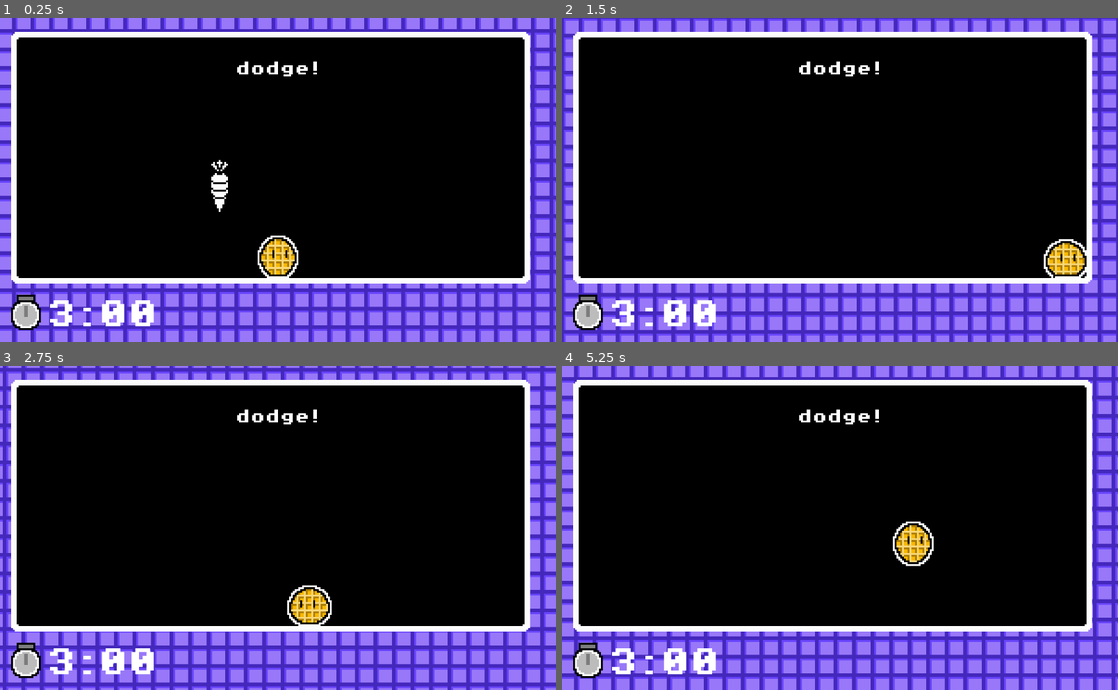
Above: before the commit, frames 1-4 (two rows, left to right).
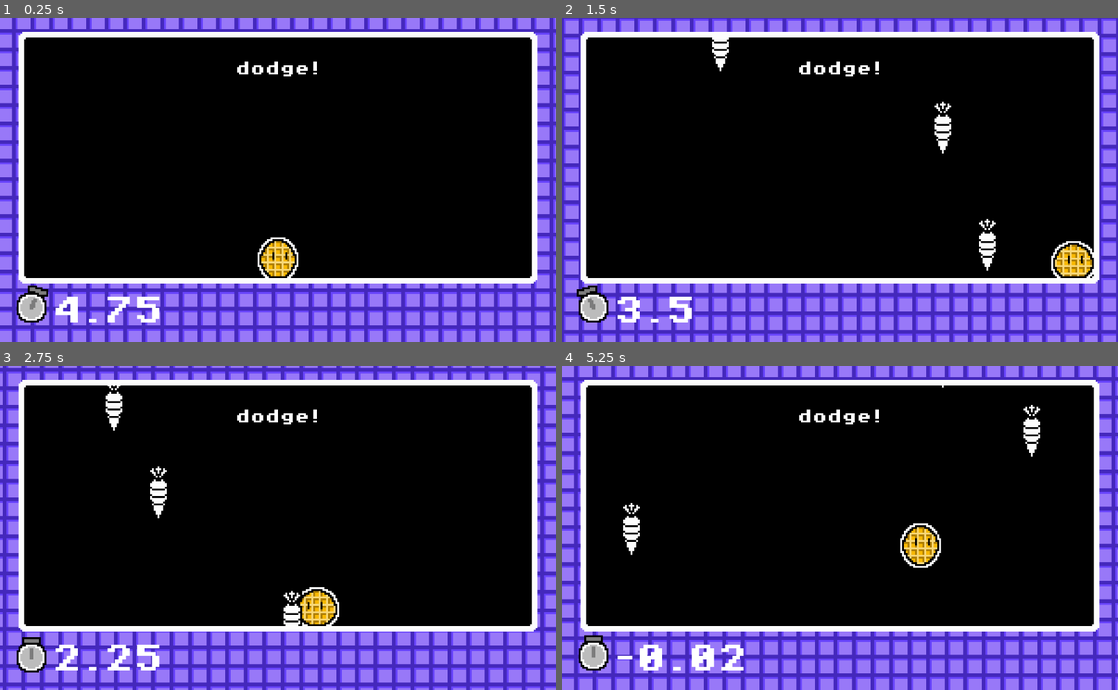
Above: after the commit, the same moments.

Repository: lima6-tech/WaffleWare
Game: Godot game, scene res://scenes/4/minigame_4.tscn
Two runs of this game, one before a commit and one after it. Both use one fixed random seed, a clock stepped at 60 frames per second and the inputs below. This scene is started directly instead of the project's main scene. Sound files missing from this copy of the repository are replaced by a short silence.
Inputs (mouse positions are in pixels of both pictures, inside the frame that each line leads up to):
- Up to frame 1 (0.25 s): no input
- Up to frame 2 (1.5 s): tap Enter at 0.5 s; move the mouse to (962, 163) at 0.52 s; hold Right (press_right) from 0.53 s (still down); tap Space (press_space) at 0.6 s; click (962, 163) at 0.67 s; tap Up at 0.77 s; move the mouse to (728, 196) at 1.27 s; tap Alt at 1.35 s
- Up to frame 3 (2.75 s): tap Up at 1.52 s; move the mouse to (333, 456) at 2.02 s; release Right (press_right) at 2.03 s; hold Left (press_left) from 2.03 s (still down); tap Shift at 2.1 s
- Up to frame 4 (5.25 s): move the mouse to (812, 592) at 2.77 s; release Left (press_left) at 2.78 s; hold Right (press_right) 2.78-4.28 s; tap Space (press_space) at 2.85, 5.1 s; click (812, 592) at 2.92 s; tap Up at 3.02, 3.77, 4.52 s; move the mouse to (1006, 576) at 3.52 s; tap Alt at 3.6 s; move the mouse to (673, 479) at 4.27 s; hold Left (press_left) 4.28-5.03 s; tap Shift at 4.35 s; move the mouse to (867, 528) at 5.02 s; hold Right (press_right) from 5.03 s (still down); click (867, 528) at 5.17 s

The runs differ from the first frame. In frame 1, 6.0% of the frame differs, in the area x 2-97%, y 4-97%; in frame 2, 6.6%; in frame 3, 6.5%; in frame 4, 6.8%.
Error before the commit: Trying to assign value of type 'Node2D' to a variable of type 'Sprite2D'. (res://scripts/4/minigame_4.gd:5)

Commit message:
Updates to minigame 4

Diff:
--- a/scenes/4/minigame_4.tscn
+++ b/scenes/4/minigame_4.tscn
@@ -1,25 +1,10 @@
 [gd_scene format=3 uid="uid://d2x1b322jur3c"]
 
 [ext_resource type="Script" uid="uid://btmstghaeoihk" path="res://scripts/4/minigame_4.gd" id="1_uhtyt"]
-[ext_resource type="PackedScene" uid="uid://cg2xi6gfg0aer" path="res://scenes/screen.tscn" id="3_pmrv7"]
+[ext_resource type="PackedScene" uid="uid://cg2xi6gfg0aer" path="res://scenes/screen.tscn" id="2_dcvap"]
 [ext_resource type="FontFile" uid="uid://dbimdcxrbgvoo" path="res://assets/fonts/PixelOperator8-Bold.ttf" id="4_07qy1"]
 [ext_resource type="PackedScene" uid="uid://b5pygk6jk3lcv" path="res://scenes/1/platform_player.tscn" id="4_jcvu7"]
-[ext_resource type="PackedScene" uid="uid://tb4k5uok2nwd" path="res://scenes/4/carrot.tscn" id="5_uhtyt"]
-
-[sub_resource type="WorldBoundaryShape2D" id="WorldBoundaryShape2D_lmu8m"]
-distance = -8.0
-
-[sub_resource type="WorldBoundaryShape2D" id="WorldBoundaryShape2D_8rkx7"]
-normal = Vector2(0.9999354, -0.011362903)
-distance = -8.0
-
-[sub_resource type="WorldBoundaryShape2D" id="WorldBoundaryShape2D_i1qga"]
-normal = Vector2(-1, 0)
-distance = -8.0
-
-[sub_resource type="WorldBoundaryShape2D" id="WorldBoundaryShape2D_d7v3x"]
-normal = Vector2(0, 1)
-distance = 16.0
+[ext_resource type="PackedScene" uid="uid://b85o6ule5b8py" path="res://scenes/timer.tscn" id="6_dcvap"]
 
 [sub_resource type="LabelSettings" id="LabelSettings_i1qga"]
 font = ExtResource("4_07qy1")
@@ -30,45 +15,41 @@
 [node name="Minigame_4" type="Node2D" unique_id=842399492]
 script = ExtResource("1_uhtyt")
 
-[node name="Screen" parent="." unique_id=425531017 instance=ExtResource("3_pmrv7")]
+[node name="Screen" parent="." unique_id=1043572106 instance=ExtResource("2_dcvap")]
+offset_left = -140.0
+offset_right = 140.0
 
-[node name="Boundaries" type="StaticBody2D" parent="Screen" unique_id=659708178]
-position = Vector2(144, -14)
+[node name="Level" type="Control" parent="." unique_id=1706276208]
+clip_contents = true
+layout_mode = 3
+anchors_preset = 0
+offset_left = -137.0
+offset_top = -117.0
+offset_right = 137.0
+offset_bottom = 13.0
 
-[node name="Bottom" type="CollisionShape2D" parent="Screen/Boundaries" unique_id=923910738]
-position = Vector2(0, 139)
-shape = SubResource("WorldBoundaryShape2D_lmu8m")
+[node name="PlatformPlayer" parent="Level" unique_id=811194918 instance=ExtResource("4_jcvu7")]
+position = Vector2(137, 125)
 
-[node name="Left" type="CollisionShape2D" parent="Screen/Boundaries" unique_id=1728516163]
-position = Vector2(-134, 86)
-shape = SubResource("WorldBoundaryShape2D_8rkx7")
+[node name="Spawn_timer" type="Timer" parent="Level" unique_id=1267143058]
+wait_time = 0.5
+autostart = true
 
-[node name="Right" type="CollisionShape2D" parent="Screen/Boundaries" unique_id=67076926]
-position = Vector2(126, 86)
-shape = SubResource("WorldBoundaryShape2D_i1qga")
+[node name="Timer" parent="." unique_id=350014231 instance=ExtResource("6_dcvap")]
+position = Vector2(-117, 27)
 
-[node name="Top" type="CollisionShape2D" parent="Screen/Boundaries" unique_id=1449656541]
-shape = SubResource("WorldBoundaryShape2D_d7v3x")
-
-[node name="Label" type="Label" parent="Screen" unique_id=1449897489]
-layout_mode = 0
-offset_left = 112.0
-offset_top = 16.0
-offset_right = 176.0
-offset_bottom = 24.0
+[node name="Label" type="Label" parent="." unique_id=1449897489]
+offset_left = -32.0
+offset_top = -104.0
+offset_right = 32.0
+offset_bottom = -96.0
 text = "dodge!"
 label_settings = SubResource("LabelSettings_i1qga")
 horizontal_alignment = 1
 vertical_alignment = 1
 
-[node name="Level" type="Node2D" parent="." unique_id=1556041771]
+[node name="Camera2D" type="Camera2D" parent="." unique_id=1397604769]
+position = Vector2(0, -40)
+zoom = Vector2(4, 4)
 
-[node name="PlatformPlayer" parent="Level" unique_id=811194918 instance=ExtResource("4_jcvu7")]
-position = Vector2(0, 8)
-
-[node name="Cupcake" parent="Level" unique_id=1036866821 instance=ExtResource("5_uhtyt")]
-position = Vector2(-32, -24)
-
-[node name="Spawn_timer" type="Timer" parent="." unique_id=1267143058]
-wait_time = 0.5
-autostart = true
+[connection signal="timeout" from="Level/Spawn_timer" to="." method="_on_timer_timeout"]
--- a/scenes/lose_scene.tscn
+++ b/scenes/lose_scene.tscn
@@ -34,7 +34,7 @@
 [node name="LoseScreen" type="Node2D" unique_id=855926715]
 script = ExtResource("1_8w6tn")
 
-[node name="NinePatchRect" type="NinePatchRect" parent="." unique_id=861888878]
+[node name="Panel" type="NinePatchRect" parent="." unique_id=861888878]
 offset_left = -136.0
 offset_top = -72.0
 offset_right = 136.0
@@ -90,7 +90,7 @@
 [node name="Camera2D" type="Camera2D" parent="." unique_id=1125030937]
 zoom = Vector2(4, 4)
 
-[node name="AnimatedSprite2D" type="AnimatedSprite2D" parent="." unique_id=338053414]
+[node name="Animation" type="AnimatedSprite2D" parent="." unique_id=338053414]
 position = Vector2(0, -8)
 scale = Vector2(2, 2)
 sprite_frames = SubResource("SpriteFrames_jylt6")
--- a/scenes/screen.tscn
+++ b/scenes/screen.tscn
@@ -1,22 +1,40 @@
 [gd_scene format=3 uid="uid://cg2xi6gfg0aer"]
 
-[ext_resource type="Texture2D" uid="uid://6q37i15aewei" path="res://assets/sprites/ScreenPanel.png" id="1_67gow"]
-[ext_resource type="PackedScene" uid="uid://b85o6ule5b8py" path="res://scenes/timer.tscn" id="2_xi3nd"]
+[ext_resource type="Texture2D" uid="uid://6q37i15aewei" path="res://assets/sprites/ScreenPanel.png" id="1_lwx6e"]
 
-[node name="Screen" type="NinePatchRect" unique_id=425531017]
+[sub_resource type="WorldBoundaryShape2D" id="WorldBoundaryShape2D_lmu8m"]
+distance = -8.0
+
+[sub_resource type="WorldBoundaryShape2D" id="WorldBoundaryShape2D_8rkx7"]
+normal = Vector2(0.9999354, -0.011362903)
+distance = -8.0
+
+[sub_resource type="WorldBoundaryShape2D" id="WorldBoundaryShape2D_i1qga"]
+normal = Vector2(-1, 0)
+distance = -8.0
+
+[node name="Screen" type="NinePatchRect" unique_id=1043572106]
 offset_left = -144.0
 offset_top = -120.0
 offset_right = 136.0
 offset_bottom = 16.0
-texture = ExtResource("1_67gow")
+texture = ExtResource("1_lwx6e")
 patch_margin_left = 4
 patch_margin_top = 4
 patch_margin_right = 4
 patch_margin_bottom = 4
 
-[node name="Camera2D" type="Camera2D" parent="." unique_id=1291943453]
-position = Vector2(144, 80)
-zoom = Vector2(4, 4)
+[node name="Boundaries" type="StaticBody2D" parent="." unique_id=236089038]
+position = Vector2(3.0800018, 2.9919968)
 
-[node name="Timer" parent="." unique_id=350014231 instance=ExtResource("2_xi3nd")]
-position = Vector2(24, 149)
+[node name="Bottom" type="CollisionShape2D" parent="Boundaries" unique_id=1510385149]
+position = Vector2(140.92, 123.008)
+shape = SubResource("WorldBoundaryShape2D_lmu8m")
+
+[node name="Left" type="CollisionShape2D" parent="Boundaries" unique_id=143453353]
+position = Vector2(7, 77)
+shape = SubResource("WorldBoundaryShape2D_8rkx7")
+
+[node name="Right" type="CollisionShape2D" parent="Boundaries" unique_id=472683970]
+position = Vector2(267, 77)
+shape = SubResource("WorldBoundaryShape2D_i1qga")
--- a/scripts/1/platform_player.gd
+++ b/scripts/1/platform_player.gd
@@ -2,6 +2,8 @@
 
 const SPEED = 150.0
 const JUMP_VELOCITY = -300.0
+
+var can_move = true
 
 @onready var animation = $AnimatedSprite2D
 
@@ -16,7 +18,7 @@
 
 	# Get the input direction and handle the movement/deceleration
 	var direction := Input.get_axis("press_left", "press_right")
-	if direction:
+	if direction and can_move:
 		velocity.x = direction * SPEED
 		animation.flip_h = (direction > 0)
 	else:
--- a/scripts/4/carrot.gd
+++ b/scripts/4/carrot.gd
@@ -1,23 +1,27 @@
 extends Node2D
 
-@onready var area_2d: Area2D = $Area2D
+var speed: float = 100.0
+var accel: float = 2.0
 
-const SPEED = 100
-var bottom = 16
-var can_move = false
-var hit = false
+@onready var area_2d: Area2D = $Area
+
+var _can_move: bool = false
+var _is_hit: bool = false
 
 func _ready() -> void:
-	await get_tree().create_timer(0.2).timeout
-	can_move = true
+	get_tree().create_timer(0.2).timeout.connect(func(): _can_move = true)
+
+func _process(delta: float) -> void:
+	if _can_move:
+		position.y += speed * delta
+		speed *= 1 + (accel / 100)
 
 func _on_body_entered(body: Node2D) -> void:
-	if body.is_in_group("player") and can_move:
-		can_move = false
+	if not _can_move or _is_hit: return
+
+	if body.is_in_group("player"):
+		_can_move = false
+		_is_hit = true
 		body.can_move = false
-		hit = true
-		hide()
 
-func _process(delta: float) -> void:
-	if can_move:
-		position.y += SPEED * delta
+		queue_free()
--- a/scripts/4/minigame_4.gd
+++ b/scripts/4/minigame_4.gd
@@ -1,20 +1,30 @@
 extends Node2D
 
 @onready var timer: Node2D = $Timer
-@onready var spawn_timer = $Spawn_timer
-@onready var carrot: Sprite2D = $Level/Cupcake
-@onready var player: = $Level/PlatformPlayer
+@onready var player = $Level/PlatformPlayer
+@onready var level = $Level
+
+@onready var spawn_timer = $Level/Spawn_timer
+var carrot_scene = preload("res://scenes/4/carrot.tscn")
 
 var collected = false
 
 func _ready() -> void:
-	var random_x = [-1, 1].pick_random() * 72
-	carrot.position = Vector2(random_x, -96)
-	player.position.x = carrot.position.x
+	spawn_timer.wait_time = 0.3
+	spawn_timer.autostart = true
+	spawn_timer.timeout.connect(_on_timer_timeout)
 
-	timer.start_timer(3.0) # accessing the timer function
+	timer.start_timer(5.0)
 
 func _process(delta: float) -> void:
 	if not timer.timer_active:
-		var success = not carrot.hit
-		Global._finish_minigame(false)
+		var success = not player.can_move
+		Global._finish_minigame(success)
+
+func _on_timer_timeout() -> void:
+	var carrot_instance = carrot_scene.instantiate()
+
+	var random_x = randi_range(1, 10) * 24
+	carrot_instance.position = Vector2(random_x, 0)
+
+	level.add_child(carrot_instance)
Not shown, changed: .DS_Store
